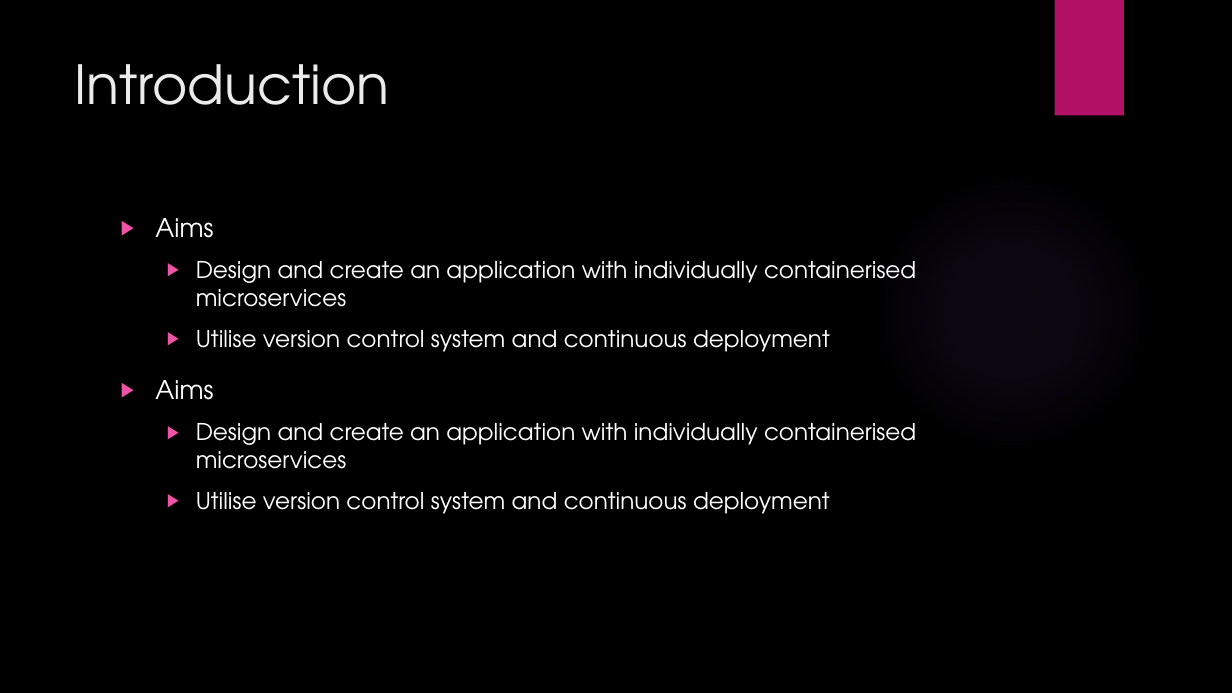
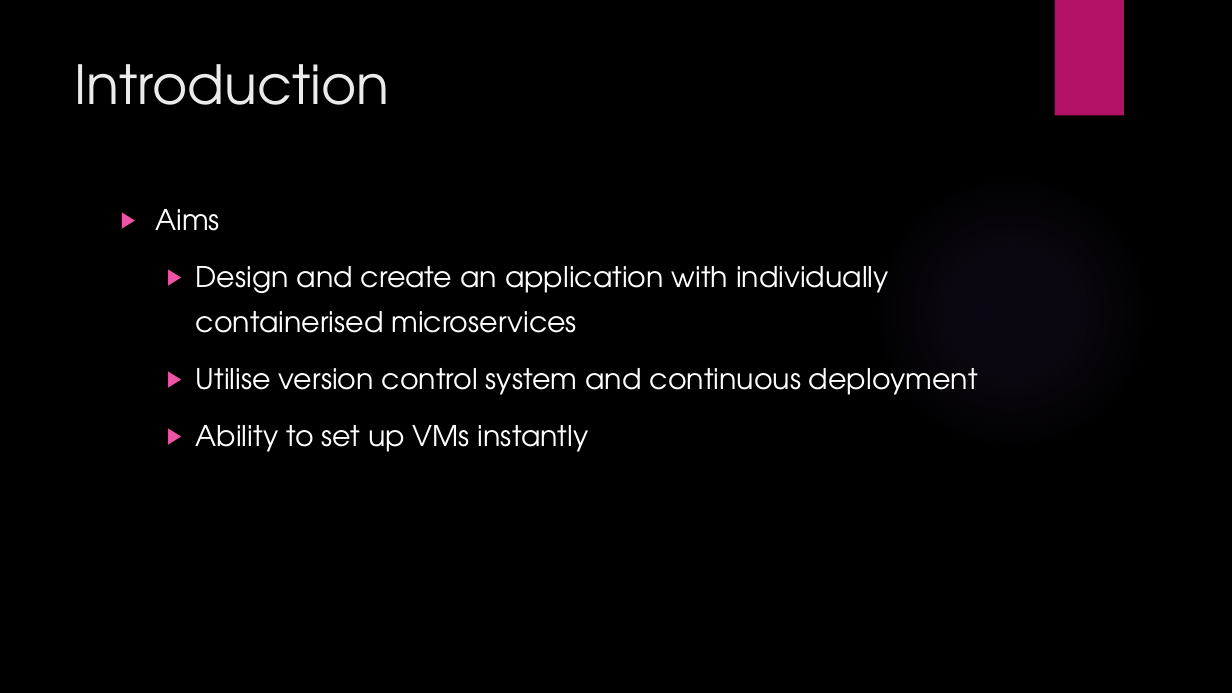
Before and after one commit to TheBartThe/assassinsGuild, a slide deck: slide 3 of Documentation/assassinsGuildPresentation.pptx. Drawn at 1232x693 pixels with LibreOffice and Linux fonts; fonts in the diff are those of the drawing; background and template pictures are left out. Boxes give left, top, right and bottom in pixels: in the first picture for what was removed or moved away, otherwise in the second. Text is boxed around its words. In the diff, an @@ line names an element or a change of style, - is before the commit and + after.

```diff
--- a/Documentation/assassinsGuildPresentation.pptx
+++ b/Documentation/assassinsGuildPresentation.pptx
@@ text "Aims": place and size @@
-text "Aims" at [155,218,916,352]
+text "Aims" at [155,209,978,452]
@@ text at [155,209,978,395]: size 20 to 22.2 pt in "Aims"; size 18 to 22.2 pt in "Design and create an application with individually ...", "Utilise version control system and continuous deployment"; line spacing 1 to 1.3 @@
@@ text removed at [155,380,916,514] @@
-▶ Aims
-  ▶ Design and create an application with individually containerised microservices
-  ▶ Utilise version control system and continuous deployment
@@ text at [196,425,589,452]: paragraph added @@
+  ▶ Ability to set up VMs instantly
```
Also in this commit, not shown: 1 other slide changed, 9 slides added.
